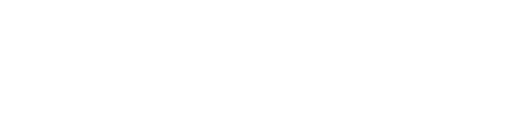
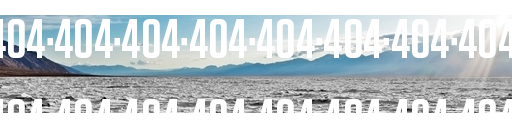
Layer changes from the first w=512, h=138 image to the second:
added layer "404·404·404·404·404·404·404·404· 404·404·404·404·404·404·404·4" above "Layer 1" over [0, 19, 512, 113]
added layer "Layer 1" over [0, 15, 512, 113]
